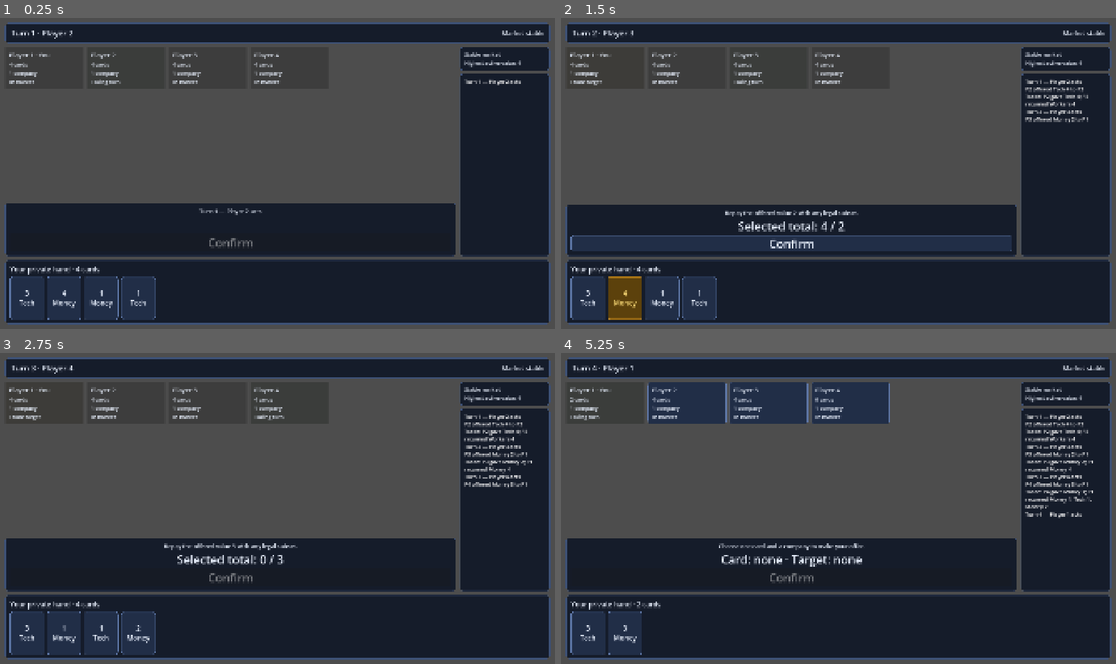
Above: before the commit, frames 1-4 (two rows, left to right).
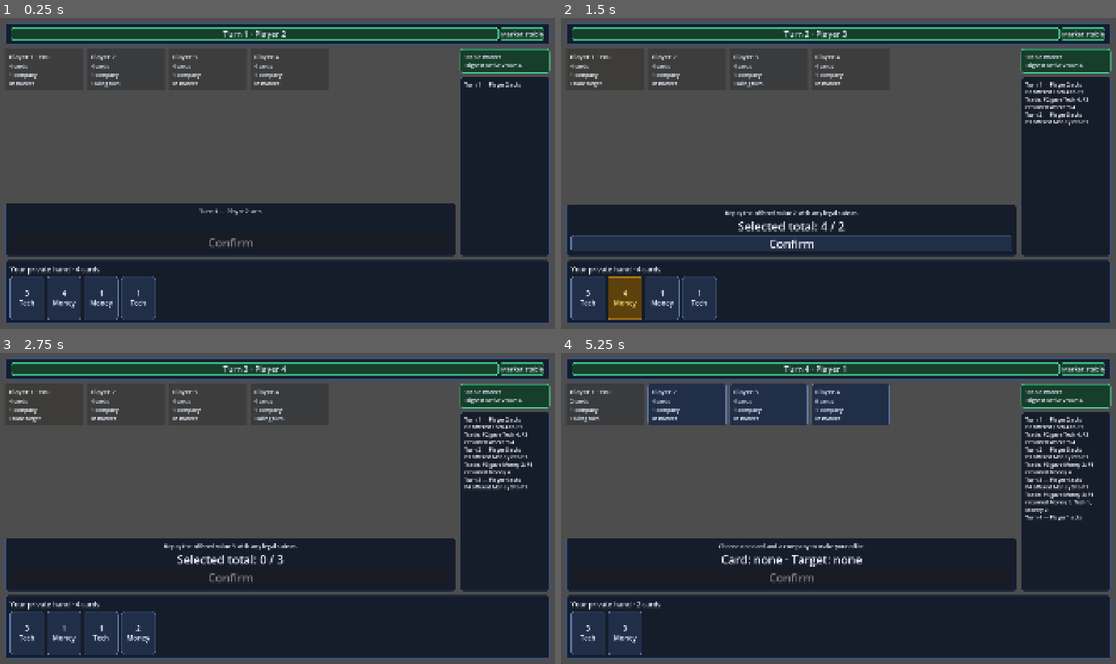
Above: after the commit, the same moments.

Repository: prelios/capitalism
Game: Godot game, scene res://game_controller.tscn
The game is run twice, just before and just after one commit, with the same random seed, the same clock (stepped at 60 frames per second) and the same inputs.
Inputs:
- Up to frame 1 (0.25 s): no input
- Up to frame 2 (1.5 s): click "3 Tech" at 0.5 s; click "4 Money" at 1.25 s
- Up to frame 3 (2.75 s): click "Confirm" at 2 s
- Up to frame 4 (5.25 s): click "1 Money" at 2.75 s; click "1 Tech" at 3.5 s; click "2 Money" at 4.25 s; click "Confirm" at 5 s

The runs differ from the first frame. In frame 1, 7.8% of the frame differs, in the area x 0-100%, y 2-23%; in frame 2, 8.6%; in frame 3, 9.3%; in frame 4, 10%, in the area x 0-100%, y 2-54%.

Commit message:
Color market state and active player

Diff:
--- a/godot/tests/table_layout.gd
+++ b/godot/tests/table_layout.gd
@@ -15,8 +15,19 @@
 	var table := controller.get_node("GameTable") as GameTable
 	var seats := table.get_node("Margin/Layout/Main/Center/SeatScroll/Seats") as FlowContainer
 	var hand := table.get_node("Margin/Layout/Hand/Margin/Content/HandScroll/Hand") as FlowContainer
+	var turn_status := table.get_node("Margin/Layout/Header/Margin/Content/TurnStatus") as PanelContainer
+	var market_tracker := table.get_node("Margin/Layout/Main/Sidebar/Market") as PanelContainer
 	_expect(seats.get_child_count() == 4, "four-seat match did not render four public seat panels")
 	_expect(hand.get_child_count() == 4, "local hand did not render the four private cards")
+	_expect((turn_status.get_theme_stylebox("panel") as StyleBoxFlat).bg_color.is_equal_approx(Color("173d2b")), "stable turn status did not use the green market style")
+	_expect((market_tracker.get_theme_stylebox("panel") as StyleBoxFlat).bg_color.is_equal_approx(Color("173d2b")), "stable market tracker did not use the green market style")
+	_expect((seats.get_child(0) as PlayerSeatPanel).self_modulate.is_equal_approx(Color("78b7ff")), "active player did not use the blue highlight")
+	controller.game.market_stable = false
+	controller.game.unstable_value = 4
+	controller.presentation_updated.emit(controller.game.player_view(1))
+	await process_frame
+	_expect((turn_status.get_theme_stylebox("panel") as StyleBoxFlat).bg_color.is_equal_approx(Color("4d3d0c")), "unstable turn status did not use the yellow market style")
+	_expect((market_tracker.get_theme_stylebox("panel") as StyleBoxFlat).bg_color.is_equal_approx(Color("4d3d0c")), "unstable market tracker did not use the yellow market style")
 	var first_card := hand.get_child(0) as CardView
 	first_card.button_pressed = true
 	var selected_id := first_card.card_id
--- a/godot/ui/game_table.gd
+++ b/godot/ui/game_table.gd
@@ -15,13 +15,16 @@
 var _selected_target_id := -1
 var _feedback := ""
 
-@onready var _turn_label: Label = $Margin/Layout/Header/Margin/Content/Turn
-@onready var _market_label: Label = $Margin/Layout/Header/Margin/Content/Market
+@onready var _turn_status: PanelContainer = $Margin/Layout/Header/Margin/Content/TurnStatus
+@onready var _turn_label: Label = $Margin/Layout/Header/Margin/Content/TurnStatus/Turn
+@onready var _market_status: PanelContainer = $Margin/Layout/Header/Margin/Content/MarketStatus
+@onready var _market_label: Label = $Margin/Layout/Header/Margin/Content/MarketStatus/Market
 @onready var _seats: FlowContainer = $Margin/Layout/Main/Center/SeatScroll/Seats
 @onready var _trade_label: Label = $Margin/Layout/Main/Center/Trade/Margin/Content/TradeStatus
 @onready var _selection_label: Label = $Margin/Layout/Main/Center/Trade/Margin/Content/Selection
 @onready var _confirm: Button = $Margin/Layout/Main/Center/Trade/Margin/Content/Confirm
 @onready var _market_detail: Label = $Margin/Layout/Main/Sidebar/Market/Margin/Content
+@onready var _market_tracker: PanelContainer = $Margin/Layout/Main/Sidebar/Market
 @onready var _history: RichTextLabel = $Margin/Layout/Main/Sidebar/History/Margin/Content
 @onready var _hand_title: Label = $Margin/Layout/Hand/Margin/Content/Title
 @onready var _hand: FlowContainer = $Margin/Layout/Hand/Margin/Content/HandScroll/Hand
@@ -53,6 +56,7 @@
 	_turn_label.text = "Turn %d · Player %d" % [state["turn"], state["current_player_id"]]
 	_market_label.text = "Market stable" if state["market_stable"] else "Instability: value %d" % state["unstable_value"]
 	_market_detail.text = _market_description(state)
+	_apply_market_state_style(state["market_stable"])
 	_render_seats(view.players(), state, view.requester_id)
 	_render_trade(state)
 	_render_history(view.public_history())
@@ -155,6 +159,22 @@
 	return "Warning for value %d\n%d completed turns remaining" % [state["unstable_value"], state["turns_remaining"]]
 
 
+func _apply_market_state_style(stable: bool) -> void:
+	var background := Color("173d2b") if stable else Color("4d3d0c")
+	var border := Color("42d392") if stable else Color("f2c94c")
+	var style := StyleBoxFlat.new()
+	style.bg_color = background
+	style.border_color = border
+	style.set_border_width_all(3)
+	style.corner_radius_top_left = 10
+	style.corner_radius_top_right = 10
+	style.corner_radius_bottom_left = 10
+	style.corner_radius_bottom_right = 10
+	_turn_status.add_theme_stylebox_override("panel", style)
+	_market_status.add_theme_stylebox_override("panel", style)
+	_market_tracker.add_theme_stylebox_override("panel", style)
+
+
 func _event_summary(event: Dictionary) -> String:
 	var data: Dictionary = event["data"]
 	match event["type"]:
--- a/godot/ui/game_table.tscn
+++ b/godot/ui/game_table.tscn
@@ -42,14 +42,24 @@
 [node name="Content" type="HBoxContainer" parent="Margin/Layout/Header/Margin"]
 layout_mode = 2
 
-[node name="Turn" type="Label" parent="Margin/Layout/Header/Margin/Content"]
-layout_mode = 2
-size_flags_horizontal = 3
+[node name="TurnStatus" type="PanelContainer" parent="Margin/Layout/Header/Margin/Content"]
+layout_mode = 2
+size_flags_horizontal = 3
+
+[node name="Turn" type="Label" parent="Margin/Layout/Header/Margin/Content/TurnStatus"]
+layout_mode = 2
+horizontal_alignment = 1
+vertical_alignment = 1
 theme_override_font_sizes/font_size = 28
 text = "Turn"
 
-[node name="Market" type="Label" parent="Margin/Layout/Header/Margin/Content"]
-layout_mode = 2
+[node name="MarketStatus" type="PanelContainer" parent="Margin/Layout/Header/Margin/Content"]
+layout_mode = 2
+
+[node name="Market" type="Label" parent="Margin/Layout/Header/Margin/Content/MarketStatus"]
+layout_mode = 2
+horizontal_alignment = 1
+vertical_alignment = 1
 theme_override_font_sizes/font_size = 22
 text = "Market"
 
--- a/godot/ui/player_seat_panel.gd
+++ b/godot/ui/player_seat_panel.gd
@@ -22,7 +22,7 @@
 		self_modulate = Color("f7d774")
 	elif is_current:
 		_state.text = "Taking turn"
-		self_modulate = Color("a7e9c4")
+		self_modulate = Color("78b7ff")
 	else:
 		_state.text = "In market"
 		self_modulate = Color.WHITE
